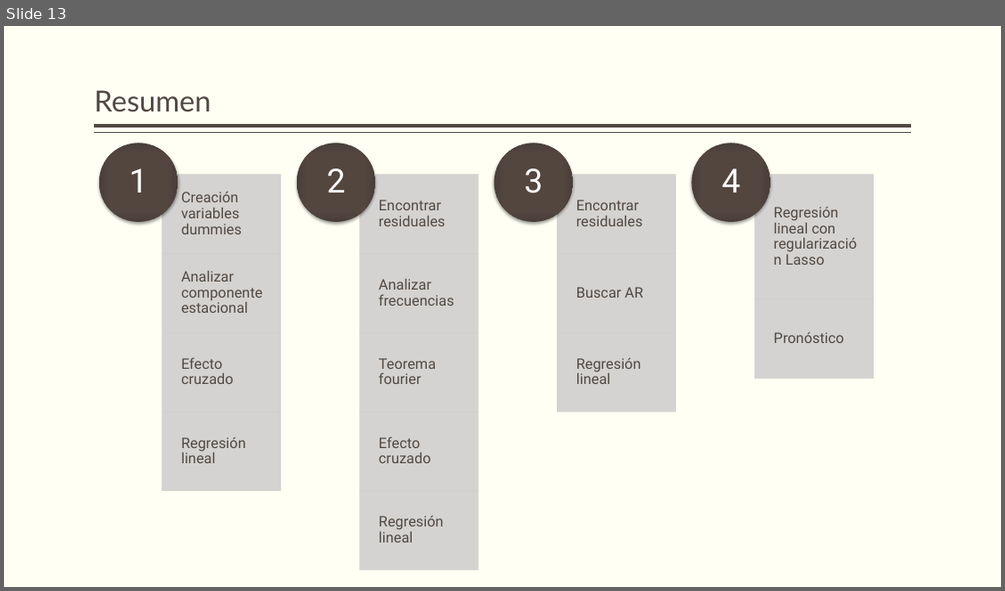
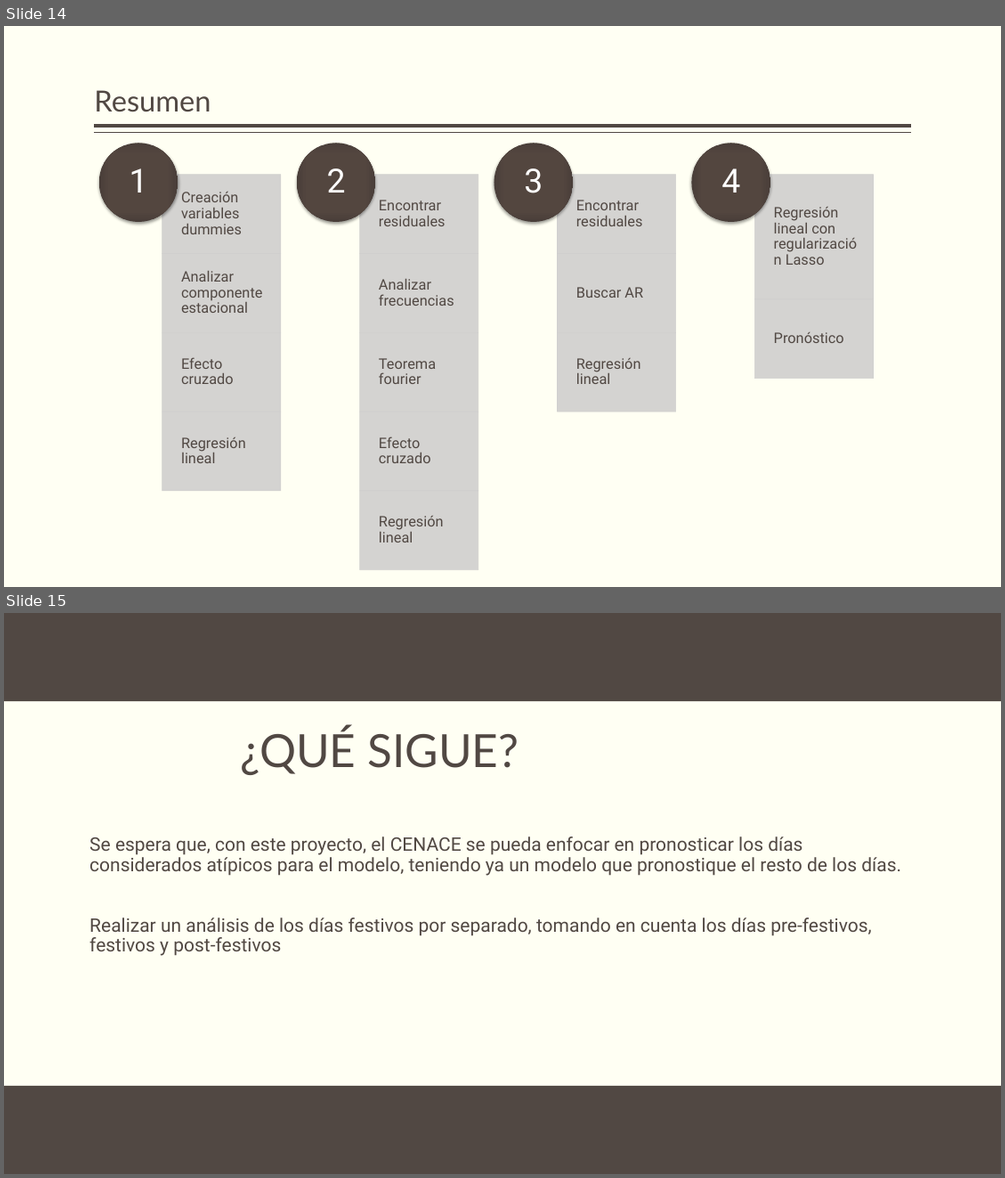
Before and after one commit to ramirezdiana/Forecast-with-fourier, a slide deck: PRONÓSTICO DEMANDA NIVEL GERENCIA.pptx. Shown one above the other, each under a label of ours: slide 13 before the commit, slides 14 and 15 after it. The pictures are 1005x591 and 1005x1178 pixels, drawn with LibreOffice and Linux fonts; fonts in the diff are those of the drawing; background and template pictures are left out. Boxes give left, top, right and bottom in pixels: in the first picture for what was removed or moved away, otherwise in the second. Text is boxed around its words. In the diff, an @@ line names an element or a change of style, - is before the commit and + after.

```diff
--- a/PRONÓSTICO DEMANDA NIVEL GERENCIA.pptx
+++ b/PRONÓSTICO DEMANDA NIVEL GERENCIA.pptx
@@ slide 15 added at (4, 613, 1001, 1174), background #FFFFF3 @@
@@ rectangle added at (4, 613, 1001, 701), fill #514843 @@
@@ title added at (241, 727, 519, 775), 44 pt, text #514843 @@
+¿QUÉ SIGUE?
@@ subtitle added at (89, 836, 901, 956), 18 pt, text #514843 @@
+Se espera que, con este proyecto, el CENACE se pueda enfocar en pronosticar los días considerados atípicos para el modelo, teniendo ya un modelo que pronostique el resto de los días.
+Realizar un análisis de los días festivos por separado, tomando en cuenta los días pre-festivos, festivos y post-festivos
@@ rectangle added at (4, 1086, 1001, 1174), fill #514843 @@
@@ what was slide 13 is now slide 14 @@
```
Also in this commit, not shown: 1 slide changed, 1 other slide added.
